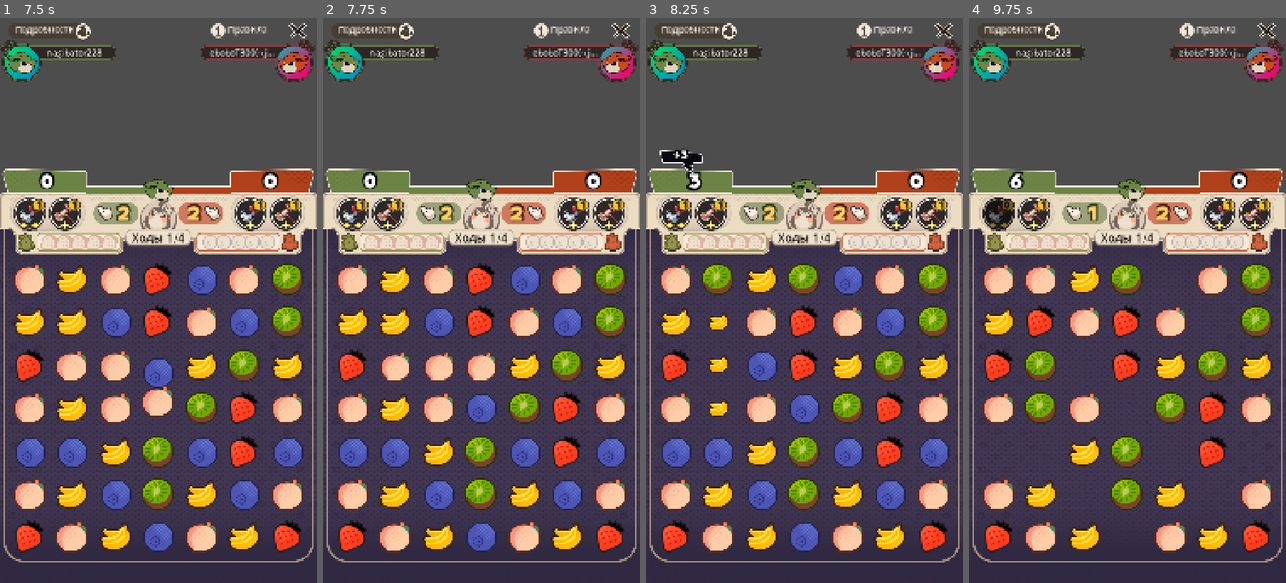
Above: before the commit, frames 1-4 (left to right).
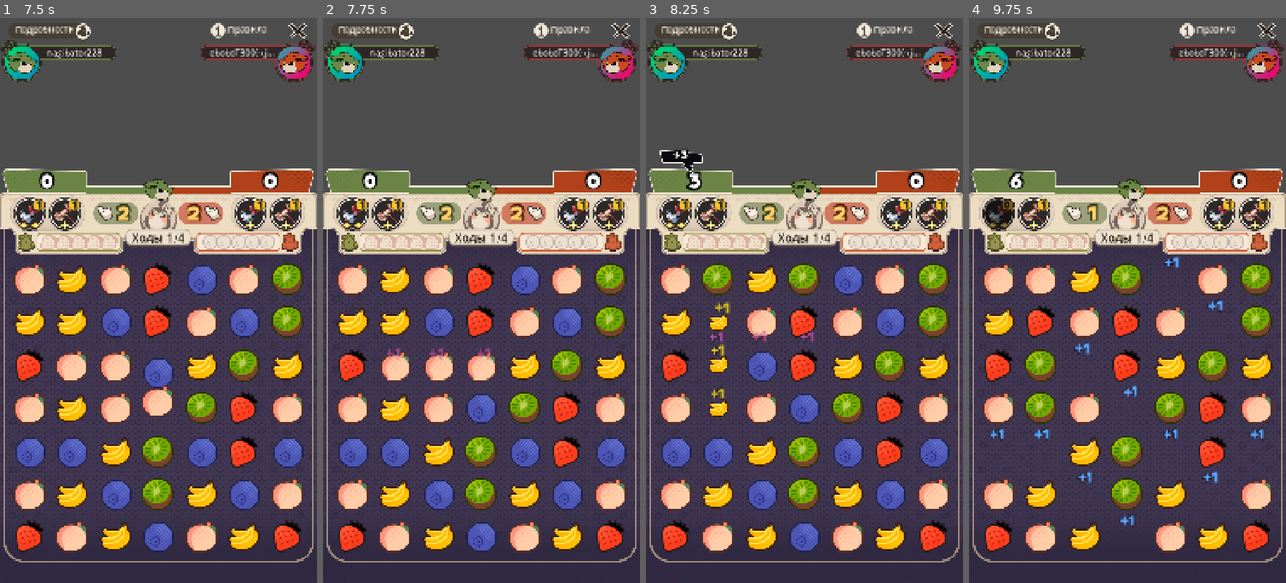
Above: after the commit, the same moments.

Repository: kakachaDev/origami-battle-godot
Game: Godot game, scene res://Assets/Scenes/game.tscn
The game is run twice, just before and just after one commit, with the same random seed, the same clock (stepped at 60 frames per second) and the same inputs.
Inputs (mouse positions are in pixels of both pictures, inside the frame that each line leads up to):
- Up to frame 1 (7.5 s): click "Правила" at 0.5 s; click "Подробности" at 1.25 s; click (31, 210) at 2.02 s; click "Правила" at 2.75 s; click "Подробности" at 3.5 s; click (31, 210) at 4.27 s; click "Правила" at 5 s; click "Подробности" at 5.75 s; click (31, 210) at 6.52 s; tap Enter at 7.25 s; drag from (158, 407) to (190, 176) at 7.27 s
- Up to frame 2 (7.75 s): no input
- Up to frame 3 (8.25 s): drag from (741, 328) to (788, 413) at 8.02 s
- Up to frame 4 (9.75 s): move the mouse to (1159, 176) at 8.77 s; click (1159, 176) at 8.92 s; tap Space at 9.5 s; drag from (1111, 413) to (1032, 215) at 9.52 s

Frame 1 is identical in both runs. In frame 2, 0.1% of the frame differs, in the area x 20-53%, y 58-61%; in frame 3, 0.3%; in frame 4, 0.6%, in the area x 6-94%, y 42-90%.

Commit message:
Add floating +1 score popup on gem destroy
Chicoree font, size 40, outline 8px. Color matches gem type (red/blue/
green/pink/yellow; white for applebomb). Fades in over 0.15s, floats up
72px, fades out at 0.45s — total 0.7s lifetime. Slight random x jitter
so simultaneous pops don't perfectly overlap.

Co-Authored-By: Claude Sonnet 4.6 <noreply@anthropic.com>

Diff:
--- a/Assets/Scripts/GameBoard.gd
+++ b/Assets/Scripts/GameBoard.gd
@@ -15,6 +15,15 @@
 const MOD_BOMB_LR_RES: ModifierData = preload("res://Assets/Resources/Modifiers/BombLeftRight.tres")
 const MOD_BOMB_UD_RES: ModifierData = preload("res://Assets/Resources/Modifiers/BombUpDown.tres")
 const PASSIVE_CHARGE_MAX := 5
+
+const CHICOREE_FONT: Font = preload("res://Assets/Fonts/Original/Chicoree Em. Bold.otf")
+const _GEM_COLORS: Array = [
+	Color(1.0,  0.30, 0.30),  # Red
+	Color(0.35, 0.65, 1.0),   # Blue
+	Color(0.25, 0.90, 0.35),  # Green
+	Color(1.0,  0.40, 0.85),  # Pink
+	Color(1.0,  0.88, 0.12),  # Banana
+]
 
 @export var gem_resources: Array[GemData] = []
 @export var l_passive_effect: Resource  # GemEffect
@@ -416,6 +425,7 @@
 					var gt: int = info.gem_type
 					gems_by_type[gt] = gems_by_type.get(gt, 0) + 1
 					wave_gems[gt] = wave_gems.get(gt, 0) + 1
+					_spawn_score_popup(info.world_pos - global_position, gt)
 
 				var regular_cells: Array[GemCell] = []
 				var spawn_host_cells: Array[GemCell] = []
@@ -613,6 +623,35 @@
 		if _board.get_gem(p.x, p.y) != BoardState.APPLEBOMB_TYPE:
 			result.append(p)
 	return result
+
+# ── Score popup ───────────────────────────────────────────────────────────────
+
+func _spawn_score_popup(local_pos: Vector2, gem_type: int) -> void:
+	var label := Label.new()
+	label.text = "+1"
+	label.add_theme_font_override("font", CHICOREE_FONT)
+	label.add_theme_font_size_override("font_size", 40)
+	label.add_theme_constant_override("outline_size", 8)
+	label.add_theme_color_override("font_outline_color", Color(0.0, 0.0, 0.0, 0.7))
+	var color: Color
+	if gem_type == BoardState.APPLEBOMB_TYPE or gem_type < 0 or gem_type >= _GEM_COLORS.size():
+		color = Color.WHITE
+	else:
+		color = _GEM_COLORS[gem_type]
+	label.add_theme_color_override("font_color", color)
+	label.horizontal_alignment = HORIZONTAL_ALIGNMENT_CENTER
+	label.custom_minimum_size = Vector2(80, 0)
+	label.mouse_filter = MOUSE_FILTER_IGNORE
+	label.modulate.a = 0.0
+	var start_y := local_pos.y - CELL_SIZE * 0.5
+	label.position = Vector2(local_pos.x - 40.0 + randf_range(-12.0, 12.0), start_y)
+	add_child(label)
+	var tw := create_tween().set_parallel(true)
+	tw.tween_property(label, "modulate:a", 1.0, 0.15)
+	tw.tween_property(label, "position:y", start_y - 72.0, 0.7).set_trans(Tween.TRANS_QUAD).set_ease(Tween.EASE_OUT)
+	tw.tween_property(label, "modulate:a", 0.0, 0.25).set_delay(0.45)
+	await tw.finished
+	label.queue_free()
 
 # ── Hint system ───────────────────────────────────────────────────────────────
 
